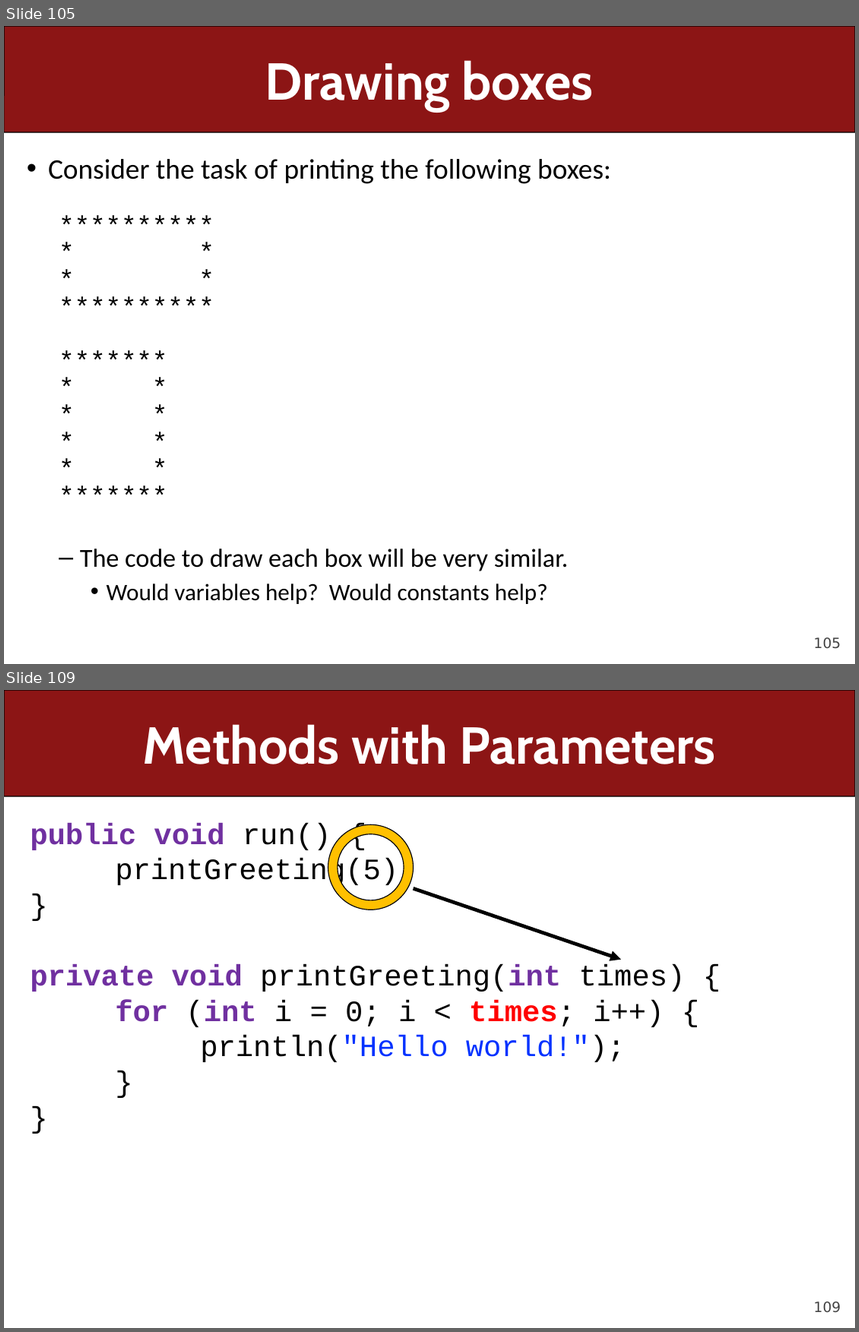
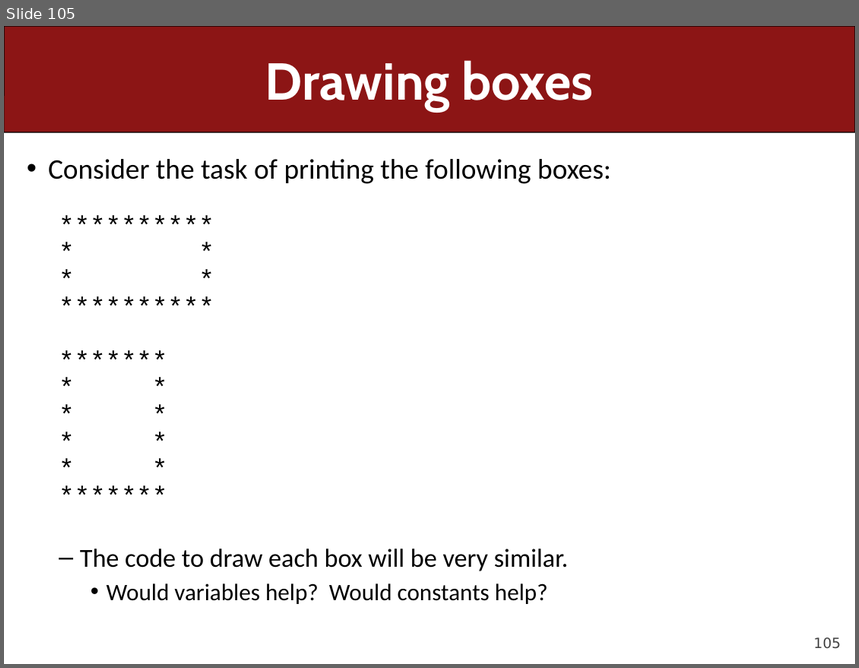
Before and after one commit to ckincaid17/cs106a-summer-2018, a slide deck: WWW/lectures/Lecture6/Lecture6.pptx. Shown one above the other, each under a label of ours: slides 105 and 109 before the commit, slide 105 after it; the slides between them are not shown. The pictures are 859x1332 and 859x668 pixels, drawn with LibreOffice and Linux fonts; fonts in the diff are those of the drawing. Boxes give left, top, right and bottom in pixels: in the first picture for what was removed or moved away, otherwise in the second. Text is boxed around its words. In the diff, an @@ line names an element or a change of style, - is before the commit and + after.

```diff
--- a/WWW/lectures/Lecture6/Lecture6.pptx
+++ b/WWW/lectures/Lecture6/Lecture6.pptx
@@ slide 109 removed at box(4, 690, 855, 1328), background #FFFFFF; not listed: 2 template elements that a slide beside it also shows @@
@@ title removed at box(143, 724, 716, 764) @@
-Methods with Parameters
@@ text removed at box(30, 823, 686, 1062) @@
-public void run() {
-printGreeting(5);
-}
-private void printGreeting(int times) {
-for (int i = 0; i < times; i++) {
-println("Hello world!");
-}
-}
@@ donut removed at box(329, 825, 414, 910) @@
@@ arrow removed from (414, 888) to (621, 960) @@
```
Also in this commit, not shown: 2 slides changed, 13 other slides removed, 19 other files.
